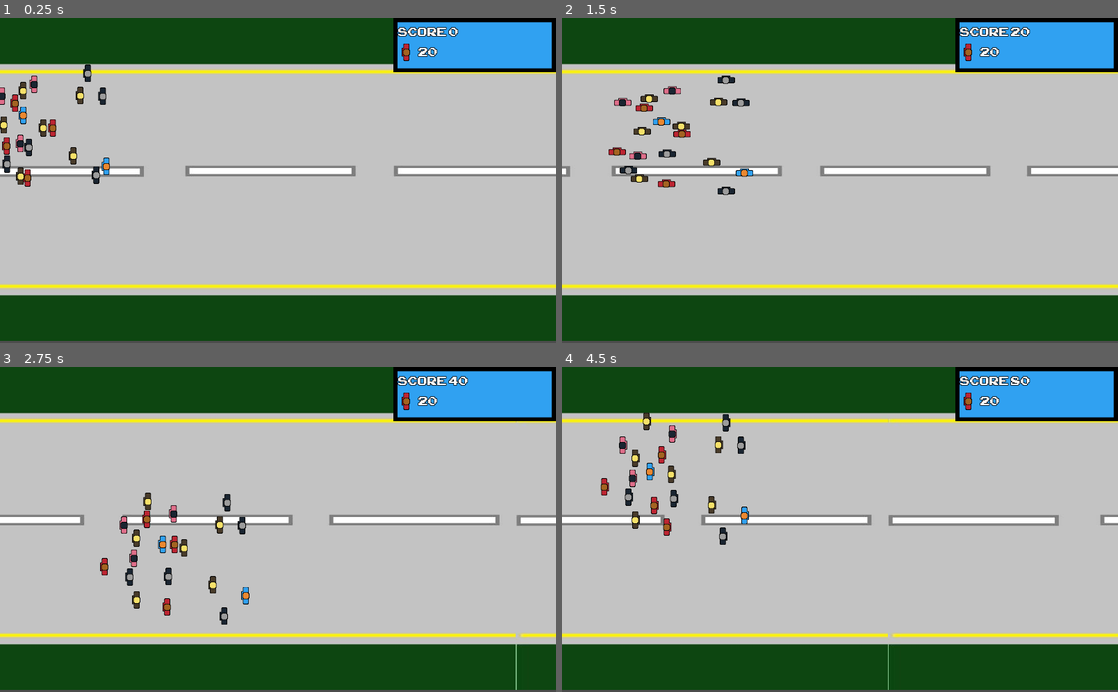
Above: before the commit, frames 1-4 (two rows, left to right).
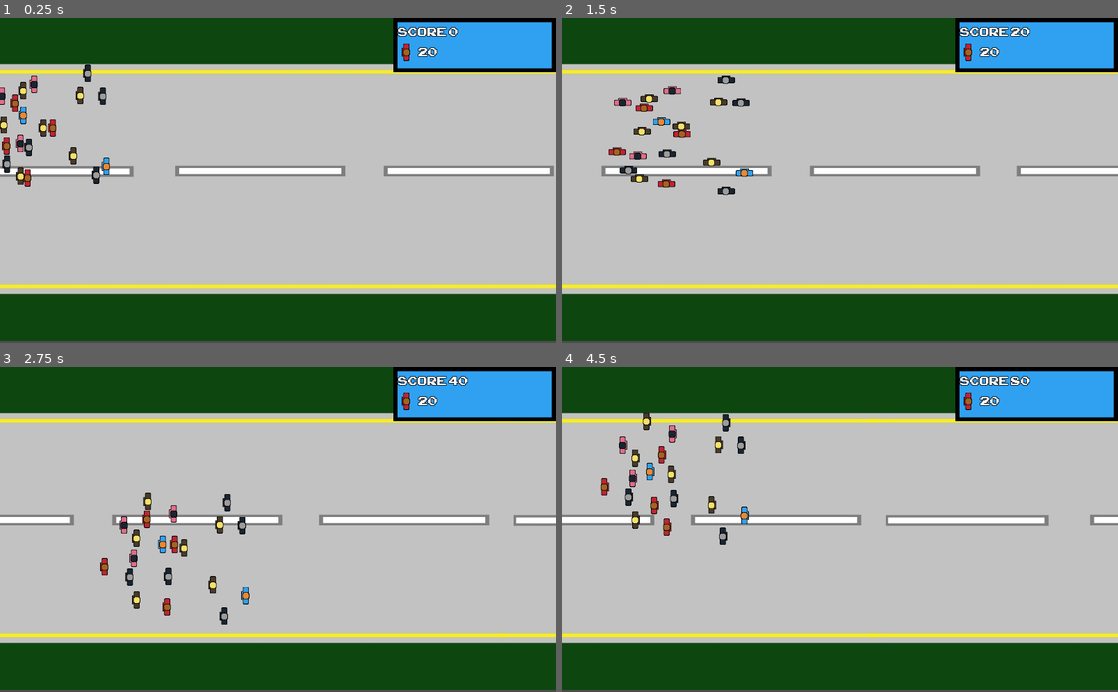
Above: after the commit, the same moments.

Repository: Robimy-gry/QGJ
Game: Godot game, scene res://World.tscn
Same seed, same stepped clock (60 frames per second), same inputs: the game is played once before the commit and once after it.
Inputs:
- Up to frame 1 (0.25 s): no input
- Up to frame 2 (1.5 s): tap Enter at 0.5 s; hold Right (ui_right) 0.53-1.28 s; tap Space (ui_select) at 0.77 s; hold Down (ui_down) from 1.28 s (still down)
- Up to frame 3 (2.75 s): tap Space (ui_select) at 1.52 s; release Down (ui_down) at 2.03 s; hold Right (ui_right) from 2.03 s (still down)
- Up to frame 4 (4.5 s): release Right (ui_right) at 2.78 s; hold Up (ui_up) 2.78-3.53 s; tap Space (ui_select) at 3.02, 3.77 s; hold Left (ui_left) from 3.53 s (still down)

The runs differ from the first frame. In frame 1, 1.0% of the frame differs, in the area x 0-100%, y 45-86%; in frame 2, 1.0%; in frame 3, 1.1%; in frame 4, 1.1%, in the area x 0-100%, y 15-100%.

Commit message:
repaired parallax scrolling

Diff:
--- a/World.tscn
+++ b/World.tscn
@@ -42,6 +42,7 @@
 motion_mirroring = Vector2( 1500, 0 )
 
 [node name="Sprite" type="Sprite" parent="ParallaxBackground/ParallaxLayer"]
+position = Vector2( -3.896, 0 )
 scale = Vector2( 1.5, 0.852 )
 texture = ExtResource( 7 )
 centered = false
Binary file changed: Sprites/road.png
Binary file added: road.png
